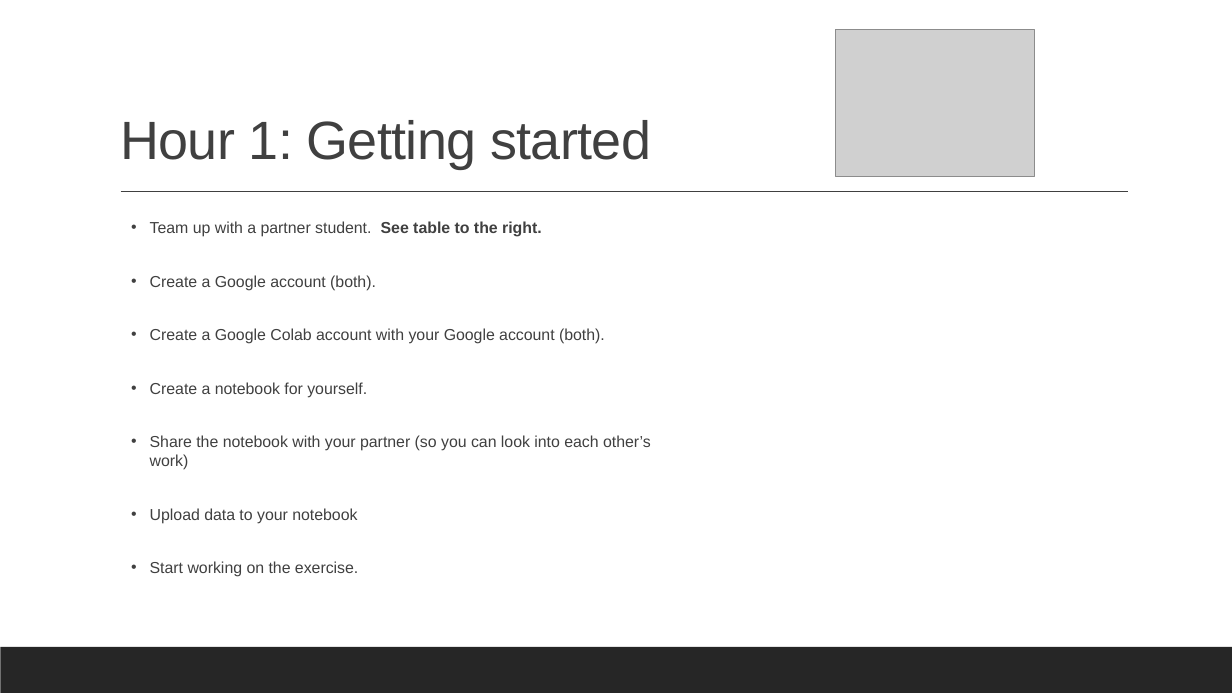
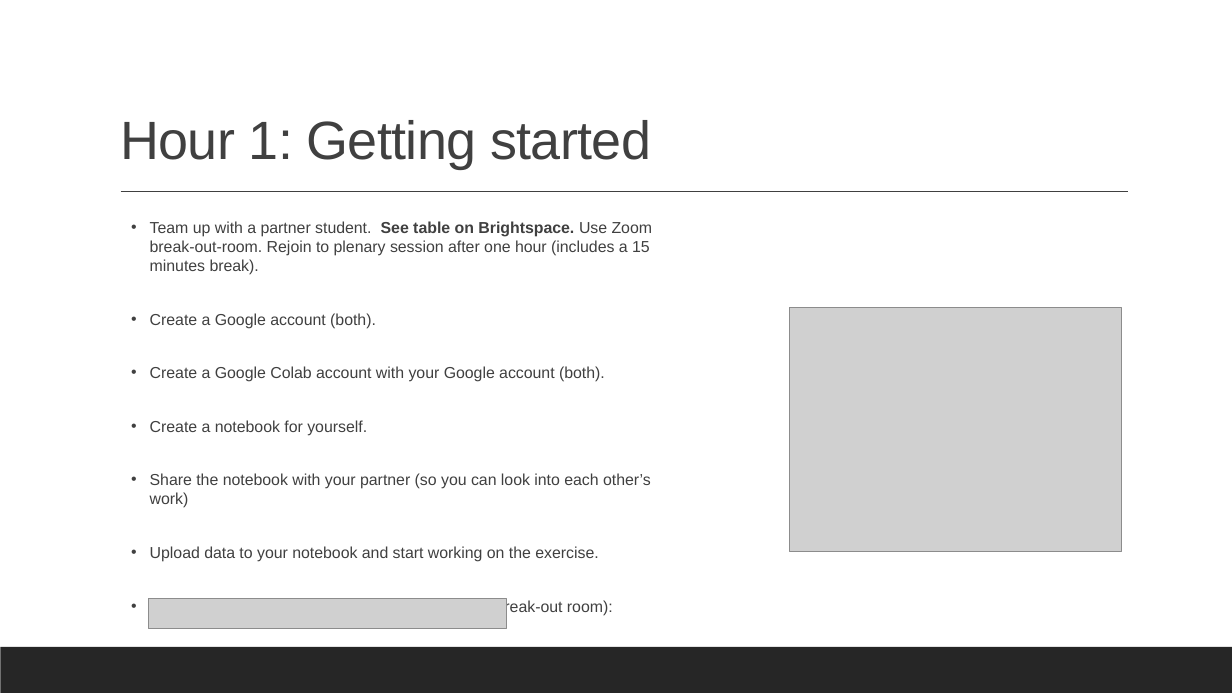
Before and after one commit to stephanraaijmakers/ba-dl4nlp, a slide deck: slide 2 of exercises/WEEK1/BA-DL4NLP-Exercise-W1.pptx. Drawn at 1232x693 pixels with LibreOffice and Linux fonts; fonts in the diff are those of the drawing; grey boxes stand for pictures. Boxes give left, top, right and bottom in pixels: in the first picture for what was removed or moved away, otherwise in the second. Text is boxed around its words. In the diff, an @@ line names an element or a change of style, - is before the commit and + after.

Commit message:
Update

```diff
--- a/exercises/WEEK1/BA-DL4NLP-Exercise-W1.pptx
+++ b/exercises/WEEK1/BA-DL4NLP-Exercise-W1.pptx
@@ text at <box>150,221,653,275</box>: text changed @@
-  • Team up with a partner student. See table to the right.
+  • Team up with a partner student. See table on Brightspace. Use Zoom break-out-room. Rejoin to plenary session after one hour (includes a 15 minutes break).
@@ picture: place and size @@
-picture at <box>836,30,1034,177</box>
+picture at <box>790,308,1122,553</box>
@@ text at <box>150,546,613,616</box>: text changed @@
-  • Upload data to your notebook
-  • Start working on the exercise.
+  • Upload data to your notebook and start working on the exercise.
+  • Questions (state your name, teacher connects to break-out room):
@@ picture added at <box>149,599,506,629</box> @@
```
